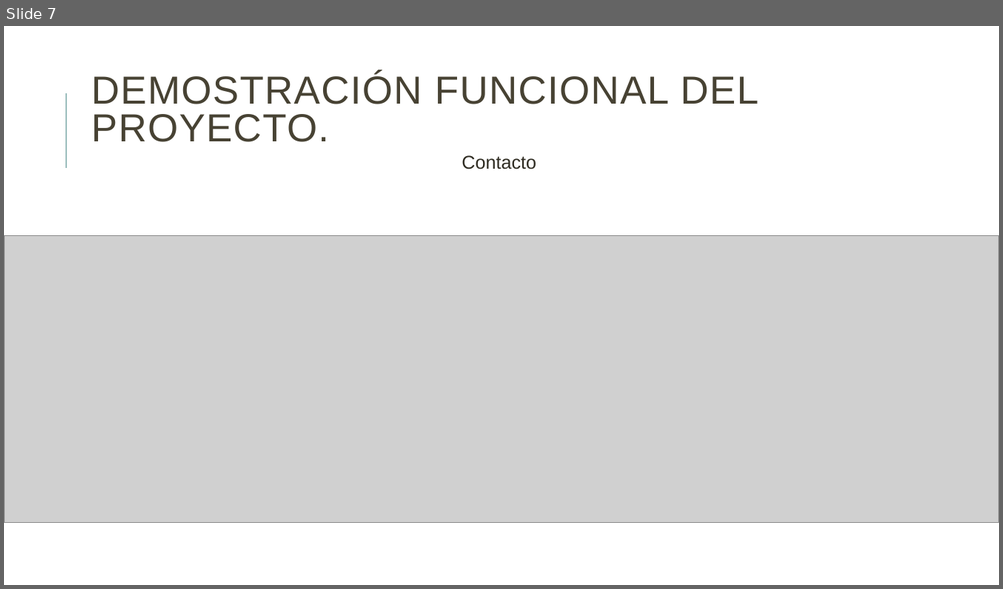
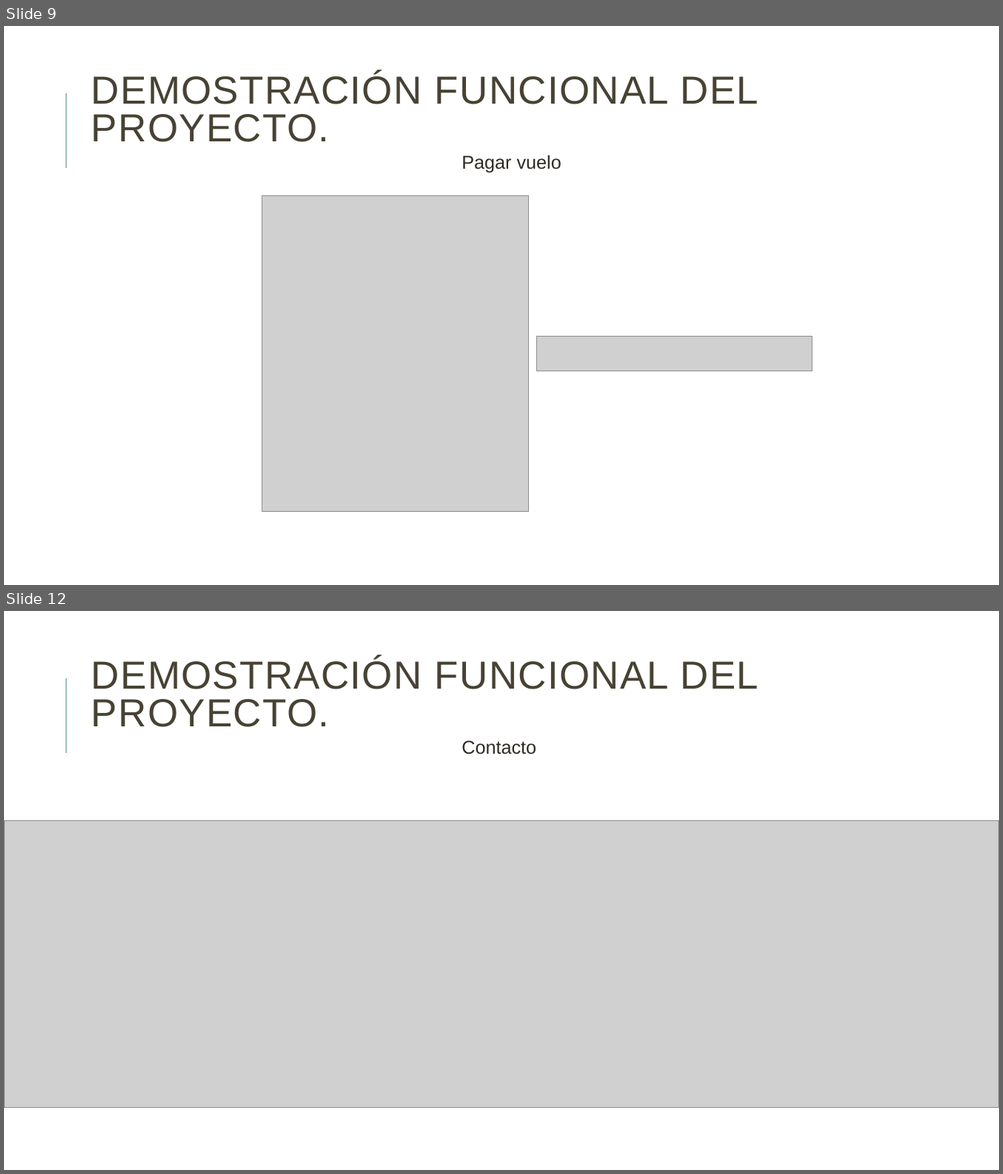
Before and after one commit to danielallhoff/M17-G4-AirDSS, a slide deck: AIRDSS.pptx. Shown one above the other, each under a label of ours: slide 7 before the commit, slides 9 and 12 after it; the slides between them are not shown. The pictures are 1003x589 and 1003x1174 pixels, drawn with LibreOffice and Linux fonts; fonts in the diff are those of the drawing; grey boxes stand for pictures. Boxes give left, top, right and bottom in pixels: in the first picture for what was removed or moved away, otherwise in the second. Text is boxed around its words. In the diff, an @@ line names an element or a change of style, - is before the commit and + after.

```diff
--- a/AIRDSS.pptx
+++ b/AIRDSS.pptx
@@ slide 9 added at box(4, 26, 999, 585), background #FFFFFF; not listed: 1 template element that a slide beside it also shows @@
@@ title added at box(91, 72, 759, 142), 37.8 pt, text #474233 @@
+DEMOSTRACIÓN FUNCIONAL DEL PROYECTO.
@@ text added at box(461, 155, 561, 173), 18 pt, text #2E2B21 @@
+Pagar vuelo
@@ picture added at box(262, 196, 529, 511) @@
@@ picture added at box(537, 336, 812, 372) @@
@@ what was slide 7 is now slide 12 @@
```
Also in this commit, not shown: 1 slide changed, 4 other slides added, 4 other files.
